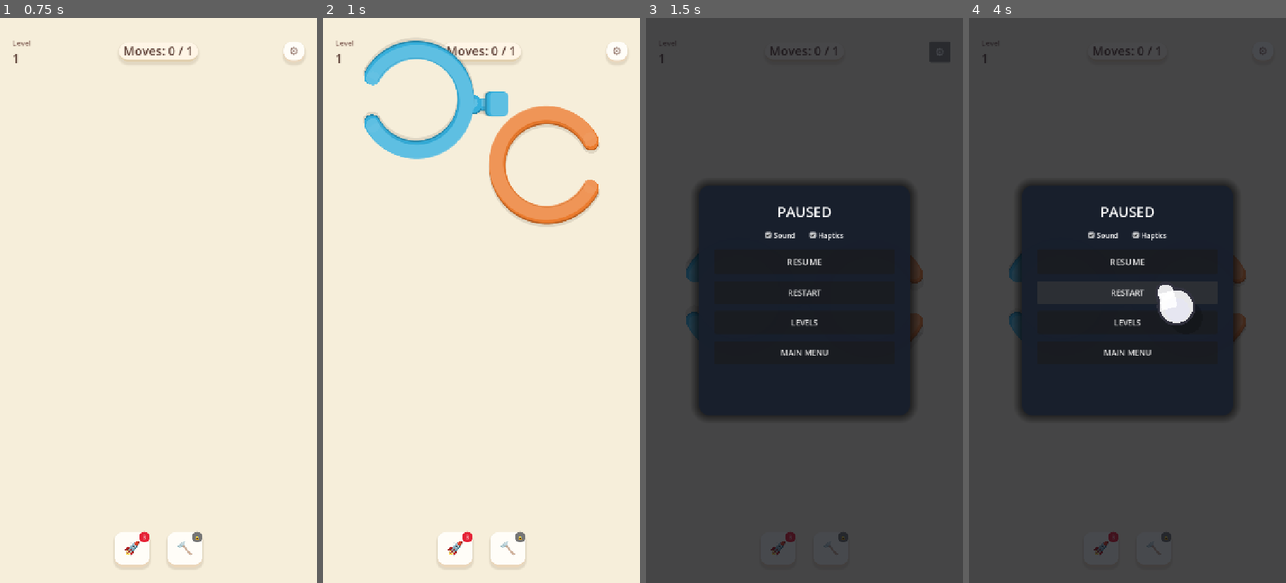
Above: before the commit, frames 1-4 (left to right).
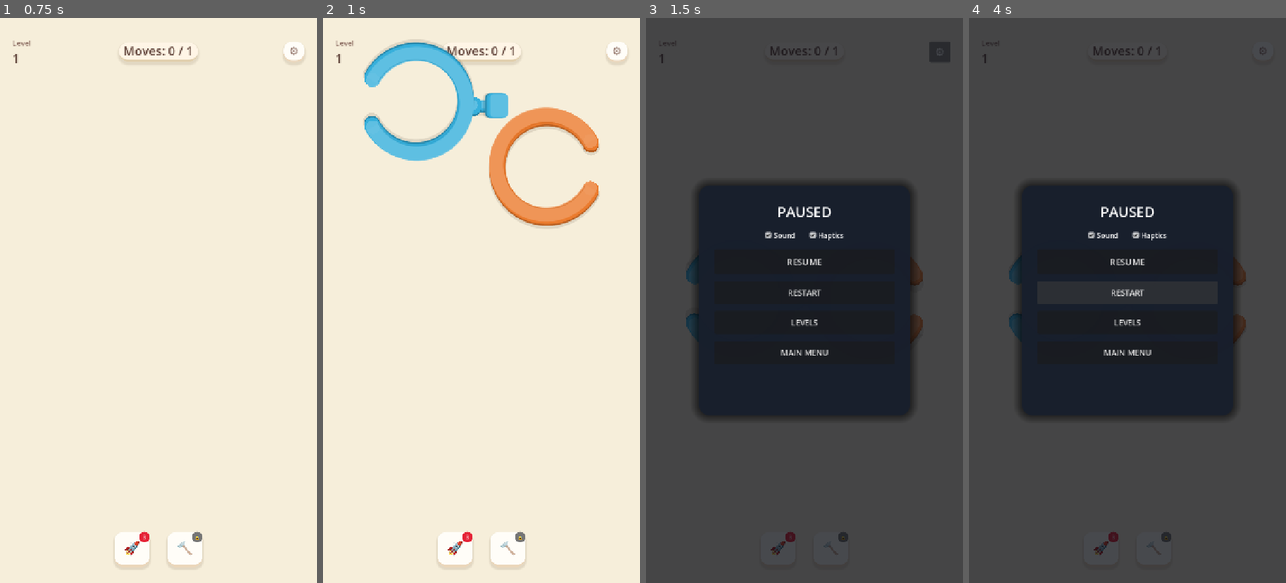
Above: after the commit, the same moments.

Repository: Rushabh9033/RotateRings
Game: Godot game, scene res://scenes/Main.tscn
Same seed, same stepped clock (60 frames per second), same inputs: the game is played once before the commit and once after it.
Inputs:
- Up to frame 1 (0.75 s): click "PLAY" at 0.5 s
- Up to frame 2 (1 s): no input
- Up to frame 3 (1.5 s): click "⚙" at 1.25 s
- Up to frame 4 (4 s): click "RESTART" at 2 s; click "RESTART" at 2.75 s; click "RESTART" at 3.5 s

Frame 1 is identical in both runs. In frame 2, 1.9% of the frame differs, in the area x 13-87%, y 4-37%; in frame 3, less than 0.1%; in frame 4, 0.7%.
Error after the commit: Parse Error: Identifier "grab_offset" not declared in the current scope. (res://gameplay/hint_controller.gd:51)

Commit message:
fix(core): targeted regression repairs for hints, progression, and framing

Diff:
--- a/app/save_service.gd
+++ b/app/save_service.gd
@@ -83,10 +83,12 @@
 	}
 	save_data["levels"] = levels
 
-	# Unlock next level
+	# Unlock next level, clamped to total levels
 	var current_highest: int = int(save_data.get("highest_unlocked_level", 1))
 	if lvl_num >= current_highest:
-		save_data["highest_unlocked_level"] = lvl_num + 1
+		var LevelDatabaseScript = load("res://data/level_database.gd")
+		var total_levels: int = LevelDatabaseScript.get_total_levels() if LevelDatabaseScript else 12
+		save_data["highest_unlocked_level"] = mini(lvl_num + 1, total_levels)
 
 	save_data_to_disk()
 
--- a/gameplay/hint_controller.gd
+++ b/gameplay/hint_controller.gd
@@ -12,9 +12,12 @@
 func setup(audio: Node) -> void:
 	audio_service = audio
 
-func set_level(def, pieces: Array) -> void:
+var active_links: Array = []
+
+func set_level(def, pieces: Array, links: Array) -> void:
 	current_level_def = def
 	active_pieces = pieces
+	active_links = links
 
 	if current_hand and is_instance_valid(current_hand):
 		current_hand.stop()
@@ -35,15 +38,16 @@
 			var target_deg = step.target_angle_deg
 			var start_deg = piece.rotation_degrees
 
-			var diff = absf(wrapf(target_deg - start_deg, -180.0, 180.0))
-			if diff < 5.0:
-				continue # This step is already completed
+			# Check if rotating to this target angle actually clears any active connector
+			var newly_cleared = PuzzleRulesScript.evaluate_clearance_hypothetical(piece, target_deg, active_pieces, active_links)
+
+			if newly_cleared.size() == 0:
+				# If rotating there doesn't clear anything new, this step is already completed!
+				# (Either the connector is already detached, or this step is obsolete)
+				continue
 
 			var r = piece.radius
 			var center = piece.global_position
-
-			# Pick a point on the ring to drag from (e.g., at 0 degrees local)
-			var grab_offset = Vector2.RIGHT * r
 			var from_pos = center + grab_offset.rotated(deg_to_rad(start_deg))
 			var to_pos = center + grab_offset.rotated(deg_to_rad(target_deg))
 
--- a/gameplay/puzzle_controller.gd
+++ b/gameplay/puzzle_controller.gd
@@ -23,6 +23,8 @@
 var move_count: int = 0
 var used_hint: bool = false
 var is_active: bool = false
+var _intro_token: int = 0
+var _is_intro_done: bool = false
 
 var drag_controller: Node
 var release_animator: Node
@@ -161,11 +163,16 @@
 	var total_drop_time: float = drop_delay + 1.2
 	_drop_anim_end_time = Time.get_ticks_msec() / 1000.0 + total_drop_time
 
+	_intro_token += 1
+	var expected_token = _intro_token
+	_is_intro_done = false
 	get_tree().create_timer(total_drop_time).timeout.connect(func():
-		is_active = true
+		if _intro_token == expected_token:
+			_is_intro_done = true
+			is_active = true
 	)
 
-	hint_controller.set_level(def, active_pieces)
+	hint_controller.set_level(def, active_pieces, active_links)
 	_redraw_connectors()
 	piece_count_updated.emit(active_pieces.size())
 
@@ -324,6 +331,10 @@
 					unlock_and_release_piece(captured_p)
 			)
 
+func resume_game() -> void:
+	if _is_intro_done:
+		is_active = true
+
 func request_hint() -> void:
 	used_hint = true
 	hint_controller.trigger_hint()
--- a/gameplay/puzzle_rules.gd
+++ b/gameplay/puzzle_rules.gd
@@ -55,6 +55,35 @@
 
 				if is_aligned:
 					link.state = ConnectorRuntime.State.CLEARING
+					newly_detached.append(link)
+
+	return newly_detached
+
+# Evaluates whether rotating to a specific angle would clear any connectors
+static func evaluate_clearance_hypothetical(piece, target_rotation_degrees: float, all_pieces: Array, links: Array) -> Array:
+	var newly_detached = []
+	if not piece or piece.state == 6 or piece.state == 5:
+		return newly_detached
+
+	var p_id: StringName = piece.piece_id
+
+	for link in links:
+		if link.def.to_piece_id == p_id and link.state != ConnectorRuntime.State.DETACHED:
+			var from_p = get_piece_by_id(link.def.from_piece_id, all_pieces)
+			if from_p and from_p.state != 6 and from_p.state != 5:
+				var world_angle_rad: float = deg_to_rad(from_p.rotation_degrees + link.def.collar_angle_deg)
+				var dir := Vector2.from_angle(world_angle_rad)
+				var pos_cuff: Vector2 = from_p.position + dir * (link.def.stem_dist - piece.radius)
+				var cuff_rel: Vector2 = pos_cuff - piece.position
+				var angle_on_piece_deg := fposmod(rad_to_deg(cuff_rel.angle()), 360.0)
+
+				var is_cleared := false
+				for gap in piece.gaps:
+					var gap_world_angle := fposmod(target_rotation_degrees + gap.get("angle_deg", 0.0), 360.0)
+					if abs(angle_difference(deg_to_rad(angle_on_piece_deg), deg_to_rad(gap_world_angle))) <= deg_to_rad(link.def.clearance_tolerance_deg):
+						is_cleared = true
+						break
+				if is_cleared:
 					newly_detached.append(link)
 
 	return newly_detached
--- a/scenes/components/VictoryModal.gd
+++ b/scenes/components/VictoryModal.gd
@@ -25,7 +25,7 @@
 
 	score_lbl.text = "Moves: %d / Par: %d" % [moves, _par_moves]
 
-	if LevelDatabaseScript.get_level(next_lvl_id) != null:
+	if next_lvl_id <= LevelDatabaseScript.get_total_levels():
 		next_btn.text = "Level %d" % next_lvl_id
 	else:
 		next_btn.text = "Levels"
--- a/scenes/gameplay/GameplayScreen.gd
+++ b/scenes/gameplay/GameplayScreen.gd
@@ -47,7 +47,7 @@
 	if hammer_btn: hammer_btn.disabled = true
 
 	mascot = MascotCompanionScript.new()
-	mascot.position = Vector2(get_viewport_rect().size.x * 0.5, 200.0)
+	mascot.position = Vector2(get_viewport().get_visible_rect().size.x * 0.5, 200.0)
 	mascot.z_index = 50
 	$SafeArea/TopHUD.add_sibling(mascot)
 
@@ -55,7 +55,7 @@
 	puzzle_controller.piece_count_updated.connect(_on_piece_count_updated)
 	puzzle_controller.level_completed.connect(_on_level_completed)
 
-	pause_modal.resume_pressed.connect(func(): puzzle_controller.is_active = true)
+	pause_modal.resume_pressed.connect(func(): puzzle_controller.resume_game())
 	pause_modal.restart_btn.pressed.connect(restart_level)
 	pause_modal.levels_pressed.connect(func(): back_to_levels_requested.emit())
 	pause_modal.home_pressed.connect(func(): back_to_home_requested.emit())
@@ -95,16 +95,20 @@
 	if bounds.size.x <= 0 or bounds.size.y <= 0: return
 
 	# Calculate safe area dynamically based on UI nodes
-	var viewport_size = get_viewport_rect().size
+	var viewport_size = get_viewport().get_visible_rect().size
 
 	var top_hud = $SafeArea/TopHUD
 	var bottom_hud = $SafeArea/BottomHUD
 
-	var safe_margin_top = top_hud.size.y + 40.0 if is_instance_valid(top_hud) and top_hud.size.y > 0 else 200.0
-
-	# Fallback to 160 if bottom_hud size is 0 (layout not ready)
-	var bh_h = bottom_hud.size.y if is_instance_valid(bottom_hud) else 0.0
-	var safe_margin_bottom = (bh_h + 40.0) if bh_h > 0 else 160.0
+	# Use global layout bounds for TopHUD
+	var safe_margin_top = 200.0
+	if is_instance_valid(top_hud) and top_hud.size.y > 0:
+		safe_margin_top = top_hud.global_position.y + top_hud.size.y + 40.0
+
+	# Use global layout bounds for BottomHUD
+	var safe_margin_bottom = 160.0
+	if is_instance_valid(bottom_hud) and bottom_hud.size.y > 0:
+		safe_margin_bottom = viewport_size.y - bottom_hud.global_position.y + 40.0
 
 	var safe_margin_x = 40.0
 
@@ -167,7 +171,7 @@
 		haptic_service.trigger_level_complete()
 
 	# Trigger Mascot Portal Completion Sequence!
-	var viewport_center = get_viewport_rect().size * 0.5
+	var viewport_center = get_viewport().get_visible_rect().size * 0.5
 
 	# Fire Confetti Burst!
 	_fire_confetti(viewport_center)
